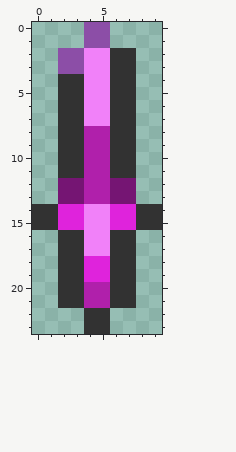
Two versions of one pixel-art sprite, Projectiles/OrichalcumBlade.png. Above, as it was before the edit.
The file is 10x24 pixels.
After the commit:
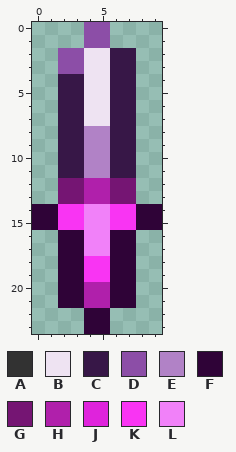
Palette (. is transparent): A #323232  B #eee3f2  C #371747  D #8c4ea7  E #b182c6  F #2f0337  G #751573  H #b020ab  J #df23dc  K #f934f3  L #f181f9
Changes in this commit:
Changed rows in their new state; - is an unchanged pixel.
first column x 0:
 2 ----BBCC--
 3 ----BBCC--
 4 --CCBBCC--
 5 --CCBBCC--
 6 --CCBBCC--
 7 --CCBBCC--
 8 --CCEECC--
 9 --CCEECC--
10 --CCEECC--
11 --CCEECC--
14 FFKK--KKFF
15 FFKK--KKFF
16 --FF--FF--
17 --FF--FF--
18 --FFKKFF--
19 --FFKKFF--
20 --FF--FF--
21 --FF--FF--
22 ----FF----
23 ----FF----
Boxes around the changes in both pictures, in picture pixels (x1, y1, x2, y2):
changed: (32, 48, 162, 334)
